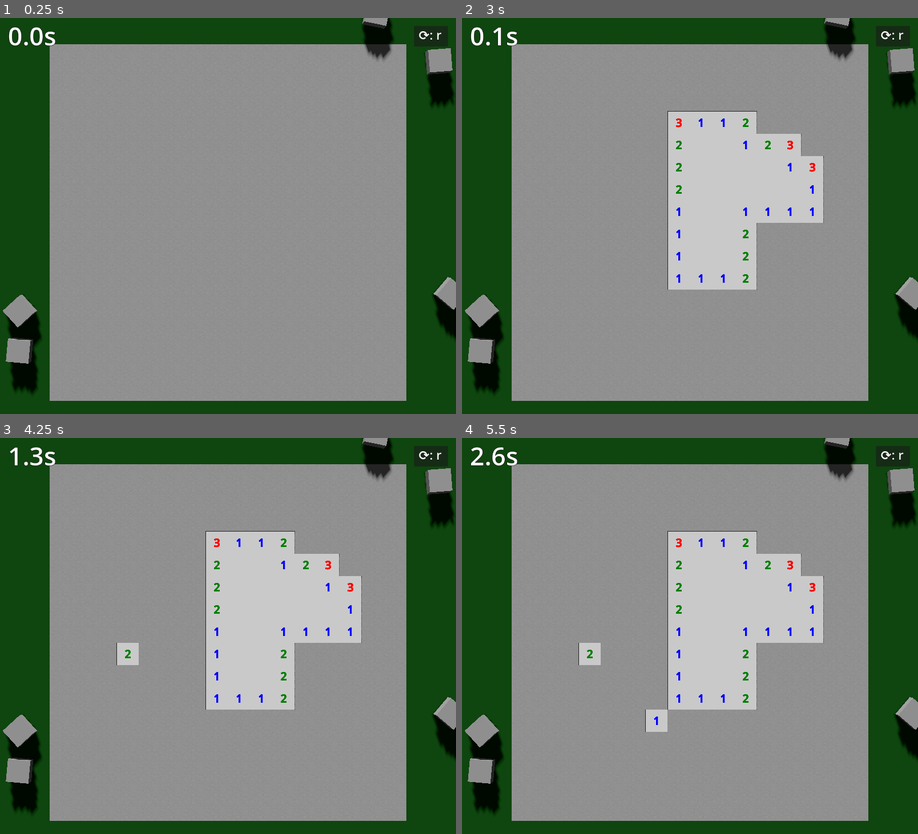
Above: before the commit, frames 1-4 (two rows, left to right).
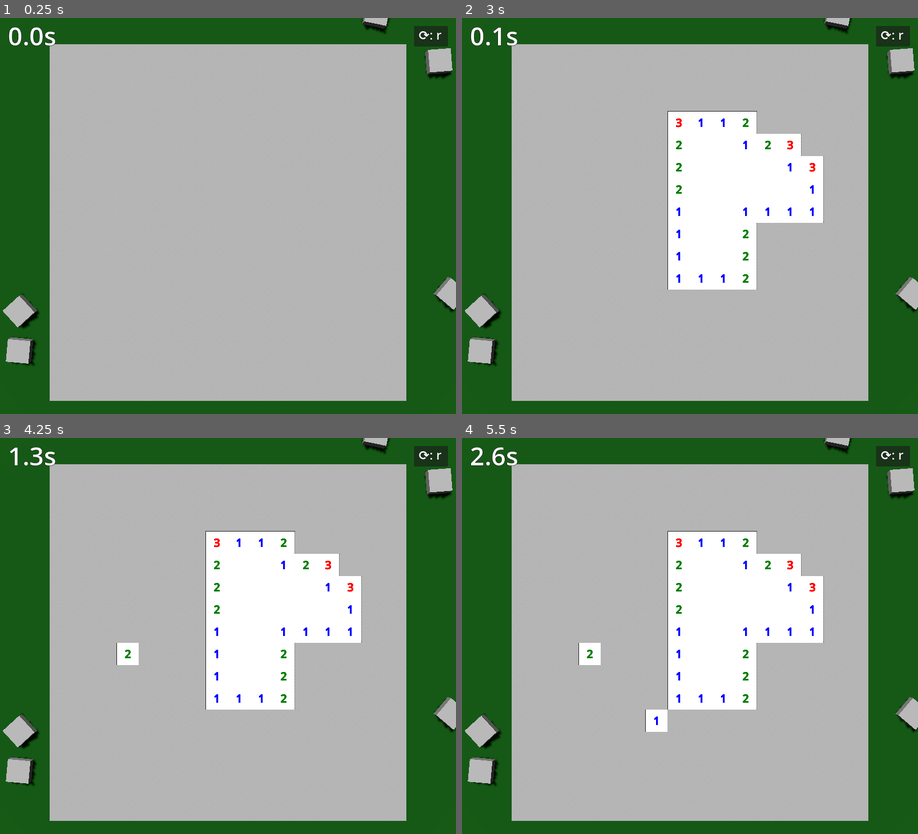
Above: after the commit, the same moments.

Repository: Blubtastic/godot_minesweeper
Game: Godot game, scene res://main.tscn
Two runs of this game, one before a commit and one after it. Both use one fixed random seed, a clock stepped at 60 frames per second and the inputs below.
Inputs (mouse positions are in pixels of both pictures, inside the frame that each line leads up to):
- Up to frame 1 (0.25 s): no input
- Up to frame 2 (3 s): click "⟳: r" at 0.5 s; click "⟳: r" at 1.25 s; click "⟳: r" at 2 s; tap Enter at 2.75 s; move the mouse to (790, 196) at 2.77 s; click (790, 196) at 2.92 s
- Up to frame 3 (4.25 s): move the mouse to (136, 655) at 3.52 s; click (136, 655) at 3.67 s
- Up to frame 4 (5.5 s): move the mouse to (735, 548) at 4.27 s; click (735, 548) at 4.42 s; move the mouse to (667, 715) at 5.02 s; click (667, 715) at 5.17 s

The runs differ from the first frame. In frame 1, 74% of the frame differs, in the area x 0-100%, y 0-97%; in frame 2, 73%; in frame 3, 73%; in frame 4, 73%.

Commit message:
improve lighting

Diff:
--- a/main.tscn
+++ b/main.tscn
@@ -78,7 +78,7 @@
 script = ExtResource("1_36mps")
 
 [node name="DirectionalLight3D" type="DirectionalLight3D" parent="."]
-transform = Transform3D(0.317047, 0.37368, 0.871691, -0.336488, -0.814995, 0.471762, 0.886711, -0.442884, -0.132653, 0, 10, 0)
+transform = Transform3D(0.46225, 0.85442, 0.237259, 0.00826283, -0.271699, 0.962347, 0.886711, -0.442884, -0.132653, 0, 10, 0)
 shadow_enabled = true
 
 [node name="WorldEnvironment" type="WorldEnvironment" parent="."]
--- a/shared/cube/styrofoam_normalmap.tres
+++ b/shared/cube/styrofoam_normalmap.tres
@@ -1,8 +1,8 @@
-[gd_resource type="NoiseTexture2D" load_steps=2 format=3 uid="uid://ypba4kv5b1dy"]
+[gd_resource type="NoiseTexture2D" load_steps=2 format=3 uid="uid://crr2u5c28jjvf"]
 
 [sub_resource type="FastNoiseLite" id="FastNoiseLite_vvcob"]
 noise_type = 0
-frequency = 1.0
+frequency = 0.02
 fractal_type = 3
 domain_warp_enabled = true
 
Not shown: 1 places in shared/cube/bomb.tres that only renumber resources
Not shown: 1 places in shared/cube/cleared.tres that only renumber resources
